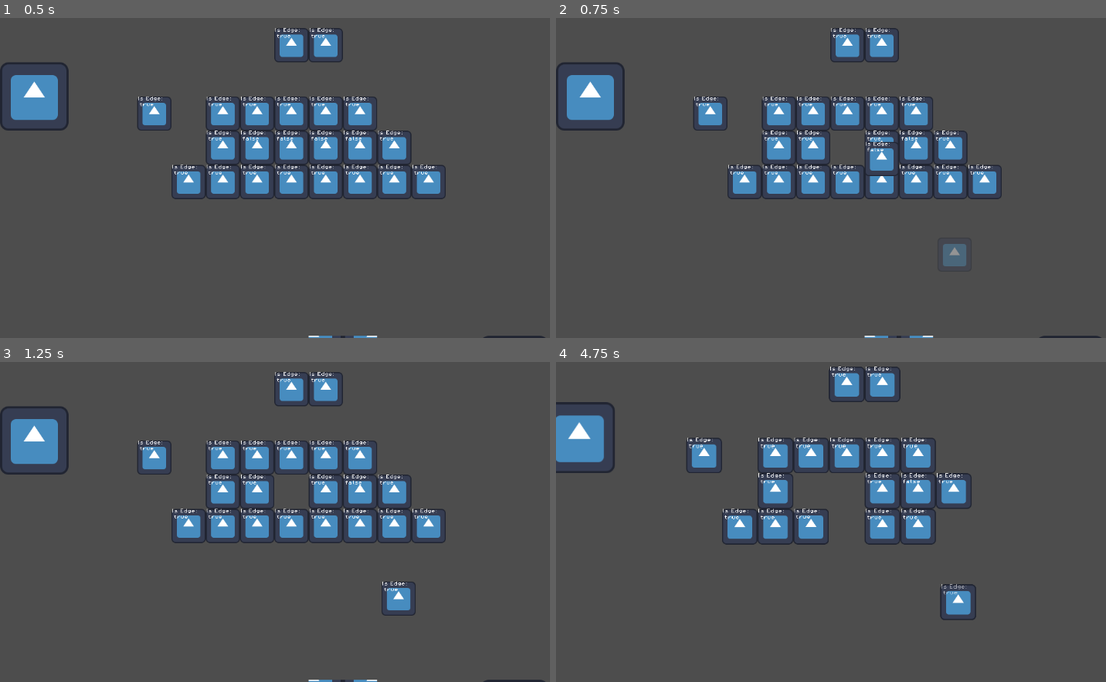
Above: before the commit, frames 1-4 (two rows, left to right).
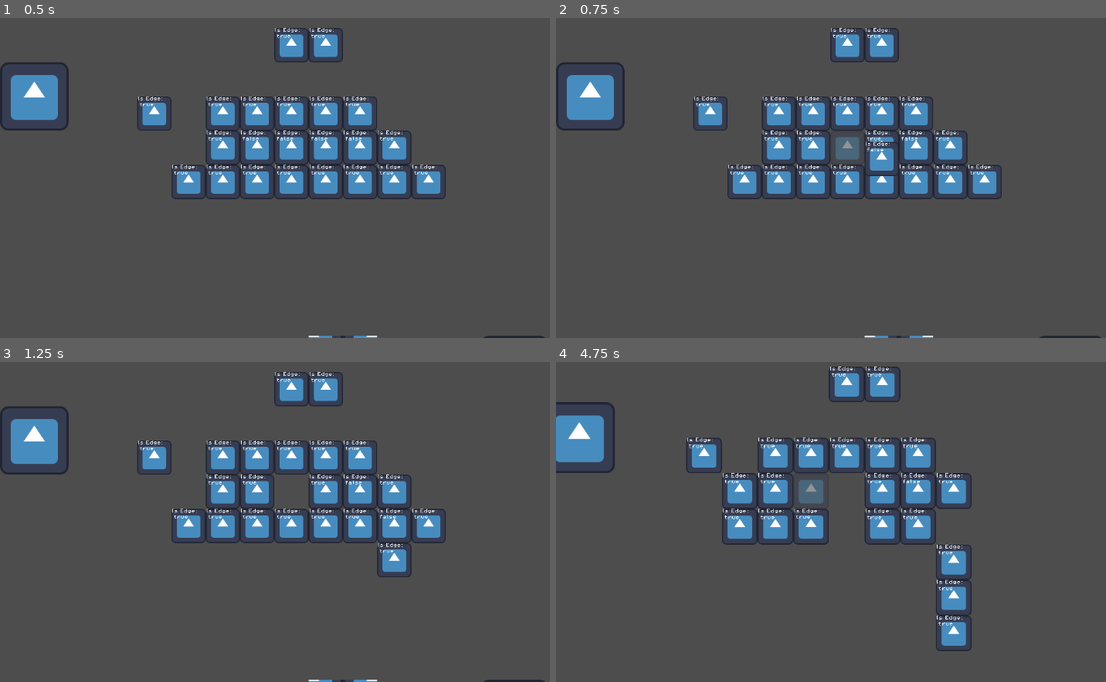
Above: after the commit, the same moments.

Repository: inbesea/godotTilePractice
Game: Godot game, scene res://scenes/game.tscn
The game is run twice, just before and just after one commit, with the same random seed, the same clock (stepped at 60 frames per second) and the same inputs. The engine's default icon, where the game draws it, is replaced by a stand-in: a white triangle on a blue panel in a dark square.
Inputs (mouse positions are in pixels of both pictures, inside the frame that each line leads up to):
- Up to frame 1 (0.5 s): no input
- Up to frame 2 (0.75 s): tap Enter at 0.5 s; drag from (847, 149) to (952, 181) at 0.52 s
- Up to frame 3 (1.25 s): no input
- Up to frame 4 (4.75 s): drag from (814, 493) to (952, 598) at 1.27 s; move the mouse to (814, 525) at 2.02 s; tap Mouse wheel up (scroll_up) at 2.1 s; click (814, 525) at 2.17 s; tap Space at 2.75 s; drag from (847, 525) to (957, 602) at 2.77 s; drag from (952, 525) to (737, 525) at 3.52 s; drag from (990, 525) to (809, 525) at 4.27 s

Frame 1 is identical in both runs. In frame 2, 0.6% of the frame differs, in the area x 50-75%, y 37-78%; in frame 3, 0.9%; in frame 4, 2.2%, in the area x 30-77%, y 34-91%.

Commit message:
Fixed internal placement! YAY!

Diff:
--- a/scripts/base_tile_class.gd
+++ b/scripts/base_tile_class.gd
@@ -162,6 +162,7 @@
 		new_position.y = snapped(placement_vect.y, 64)
 	else : # Dropped on a tile
 		var closest_internal_vacancy : Vector2 = ship.get_closest_internal_vacancy(global_mouse_pos)
+		return closest_internal_vacancy
 
 	## Align to grid (BAD FIX)
 	new_position.x -= 32
@@ -169,6 +170,14 @@
 	## The fix should probably align the grid so the positions are all correct.
 
 	return new_position
+
+func get_empty_side_vectors() -> Array[Vector2]:
+	var results : Array[Vector2]
+	if(north == null): results.append(Vector2(position.x, position.y - 64))
+	if(south == null): results.append(Vector2(position.x, position.y + 64))
+	if(east == null): results.append(Vector2(position.x  + 64, position.y))
+	if(west == null): results.append(Vector2(position.x  - 64, position.y))
+	return results
 
 func get_closest_tile_or_null():
 	var all_tiles = ship.get_tree().get_nodes_in_group("tiles")
--- a/scripts/tile_map.gd
+++ b/scripts/tile_map.gd
@@ -70,10 +70,46 @@
 	var closest_edge : Tile
 
 	for tiles in all_tiles:
-		if (all_tiles.size() > 0):
-			closest_edge = all_tiles[0]
+		if (all_tiles.size() == 0):
+			return pos # Return starting value if there are no tiles lol
+		for tile in all_tiles:
+			if !tile.isEdge:
+				continue # Remove non-edgers from consideration
+			if closest_edge == null: # Fill in the closest edge
+				if tile.isEdge : closest_edge = tile # iiiif the tile is edge
+				else : continue # if not then skip
+			var distance_to_this_tile = pos.distance_squared_to(tile.global_position)
+			var distance_to_closest_tile = pos.distance_squared_to(closest_edge.global_position)
+			if (distance_to_this_tile < distance_to_closest_tile):
+				closest_edge = tile
+				return_vector = closest_edge.position
+
+	if !closest_edge.isEdge :
+		print("WTF why are you not edge")
+	var side_candidates = get_empty_diagonals(closest_edge)
+	side_candidates.append_array(closest_edge.get_empty_side_vectors())
+
+	return_vector = TileScript.get_closest_vect(side_candidates, pos)
 
 	return return_vector
+
+func get_empty_diagonals(closest_edge_tile:Tile) -> Array[Vector2]:
+	var results : Array[Vector2]
+	var downRight = Vector2(closest_edge_tile.position.x + 64,closest_edge_tile.position.y + 64)
+	var downLeft = Vector2(closest_edge_tile.position.x - 64,closest_edge_tile.position.y + 64)
+	var upRight = Vector2(closest_edge_tile.position.x + 64,closest_edge_tile.position.y - 64)
+	var upLeft = Vector2(closest_edge_tile.position.x - 64,closest_edge_tile.position.y - 64)
+
+# If a tile is not there it is valid for placement
+	if get_tile(downRight) == null:
+		results.append(downRight)
+	if get_tile(downLeft) == null :
+		results.append(downLeft)
+	if get_tile(upLeft) == null :
+		results.append(upLeft)
+	if get_tile(upRight) == null :
+		results.append(upRight)
+	return results
 
 func get_closest_tile_or_null():
 	var all_tiles = get_tree().get_nodes_in_group("tiles")
--- a/scripts/tile_script.gd
+++ b/scripts/tile_script.gd
@@ -48,3 +48,12 @@
 		print("Failure in tile_script")
 
 	return closest_opening
+
+func get_closest_vect(list_of_vectors: Array[Vector2], target_vector: Vector2):
+	var closest_vect = list_of_vectors[0]
+	for vect in list_of_vectors :
+		var distance_to_vect = target_vector.distance_squared_to(vect)
+		var distance_to_closest_tile = target_vector.distance_squared_to(closest_vect)
+		if (distance_to_vect < distance_to_closest_tile):
+			closest_vect = vect
+	return closest_vect
